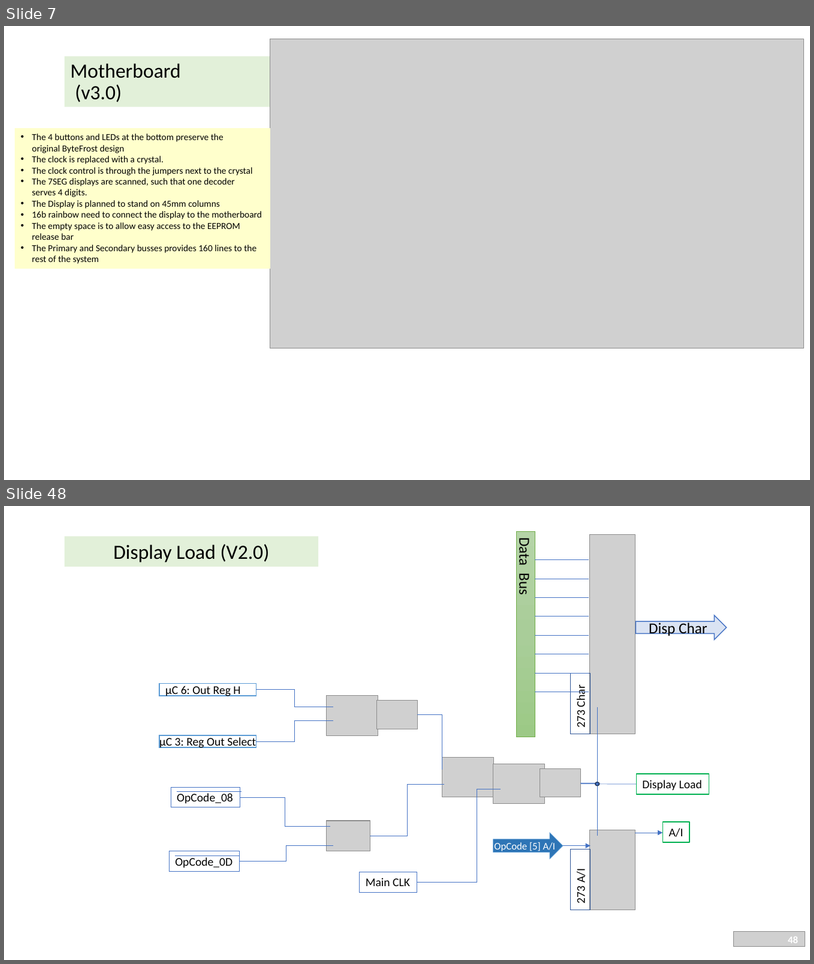
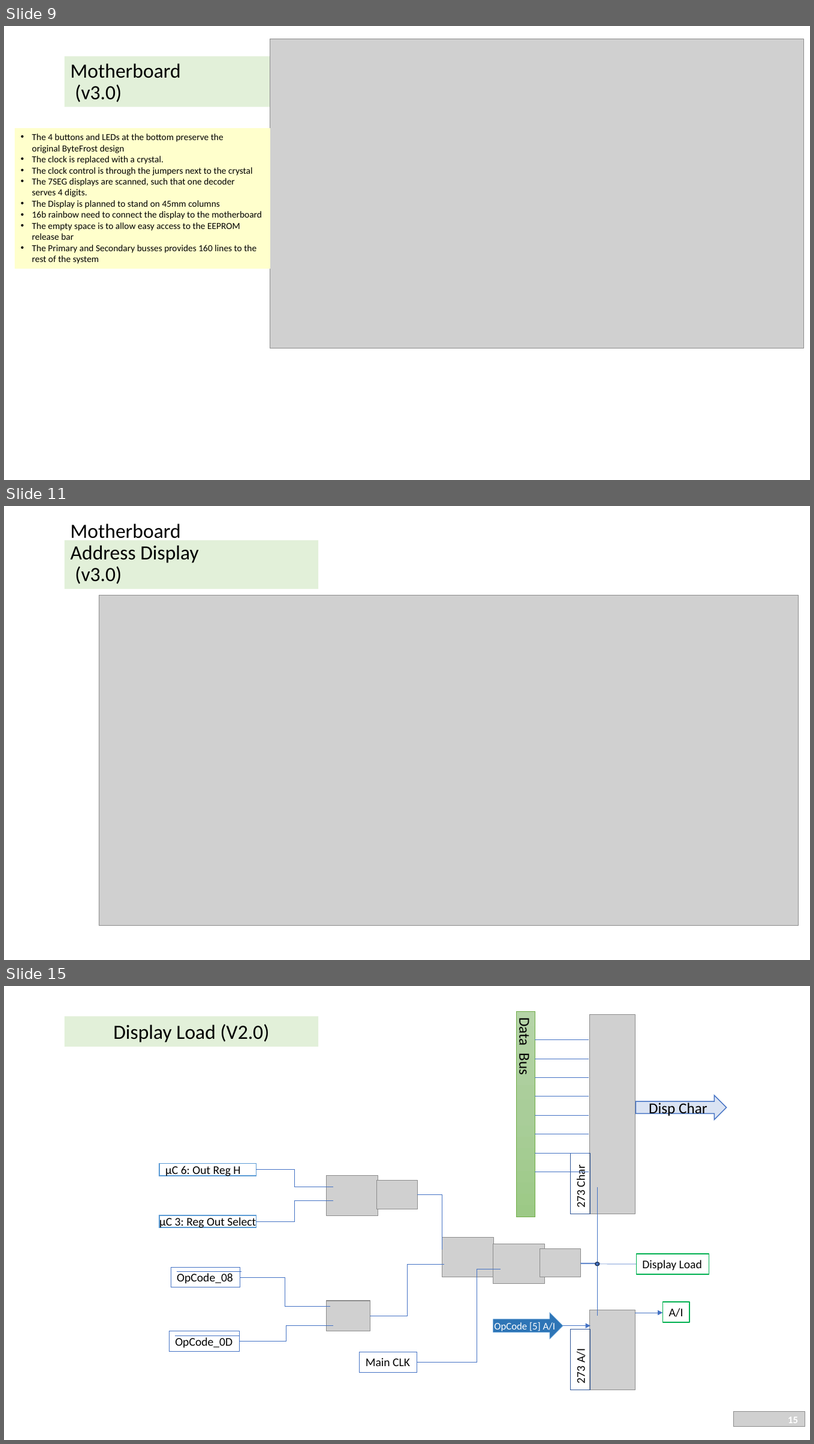
Before and after one commit to gilkeidar/ByteFrost, a slide deck: Documentation/ByteFrost v3.0.pptx. Shown one above the other, each under a label of ours: slides 7 and 48 before the commit, slides 9, 11 and 15 after it; the slides between them are not shown. The pictures are 814x964 and 814x1444 pixels, drawn with LibreOffice and Linux fonts; fonts in the diff are those of the drawing; grey boxes stand for pictures; background and template pictures are left out. Boxes give left, top, right and bottom in pixels: in the first picture for what was removed or moved away, otherwise in the second. Text is boxed around its words. In the diff, an @@ line names an element or a change of style, - is before the commit and + after.

Commit message:
Update slides to Motherboard from EasyEDA

```diff
--- a/Documentation/ByteFrost v3.0.pptx
+++ b/Documentation/ByteFrost v3.0.pptx
@@ slide 11 added at (4,506,810,960), background #FFFFFF; not listed: 1 template element that a slide beside it also shows @@
@@ title added at (65,540,318,589), fill #E2F0D9, 24 pt, text #000000 @@
+Motherboard
+Address Display
+(v3.0)
@@ picture added at (99,595,798,925) @@
@@ what was slide 7 is now slide 9 @@
@@ what was slide 48 is now slide 15 @@
@@ page number at (788,1416,798,1423): text changed @@
-48
+15
```
Also in this commit, not shown: 8 slides changed, 4 other slides added, 6 slides removed, 1 other file.
